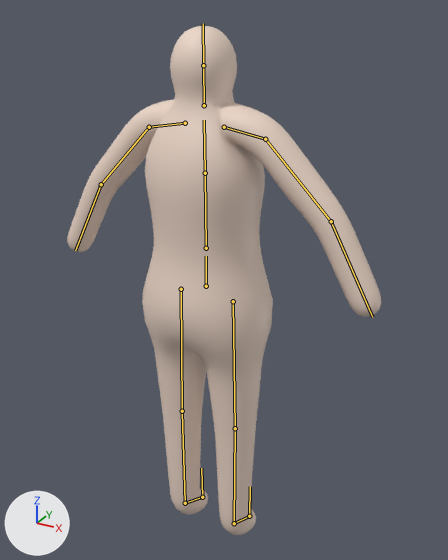
One commit to the glTF model assets/characters/ai_prototype/fat.glb: the scene before it, then after it.
The view is the same before and after, from a camera (50 mm lens) standing at (0.89, -1.506, 1.793) and looking at (0.016, 0.084, 0.998). Lighting does not change. The marker at lower left points along +X, +Y and +Z. The first picture is the older version. Both versions are drawn at frame 96 of the action 'showcase'; the numbers are the values there. The bones that change, and the others that lie on the model, are drawn over the model as lines.

Names of what the first picture shows: 'fat_body'.
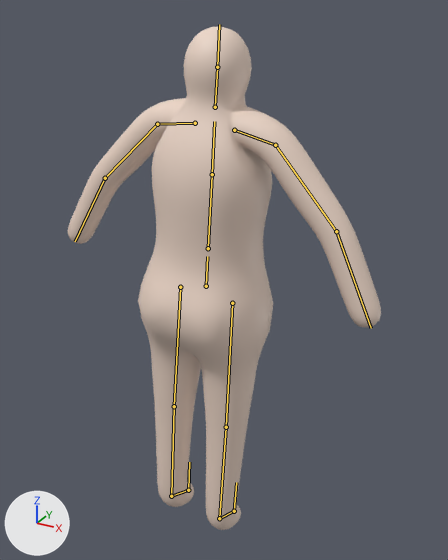
Changed parts and their boxes [x1, y1, x2, y2] in the pictures (448 x 560 px):
```json
{"object": "fat_body", "change": "posed", "before": [67, 25, 381, 535], "after": [68, 26, 381, 530]}
{"bone": "hips", "before": "(206, 286) to (206, 256)", "after": "(206, 286) to (207, 256)"}
```

Scene script edits in JSON lines:
```json
{"block": "bone_hips", "where": "bone_hips = bpy.data.objects['Armature'].pose.bones['hips']"}
{"op": "set", "path": "bone_hips.rotation_quaternion", "old": "(-1.0, 0.0, 0.0, 0.0)", "new": "(-0.999, 0.0, 0.0, 0.033)", "note": "degrees (0, 0, 0) -> degrees (0, 0, -4)"}
```
